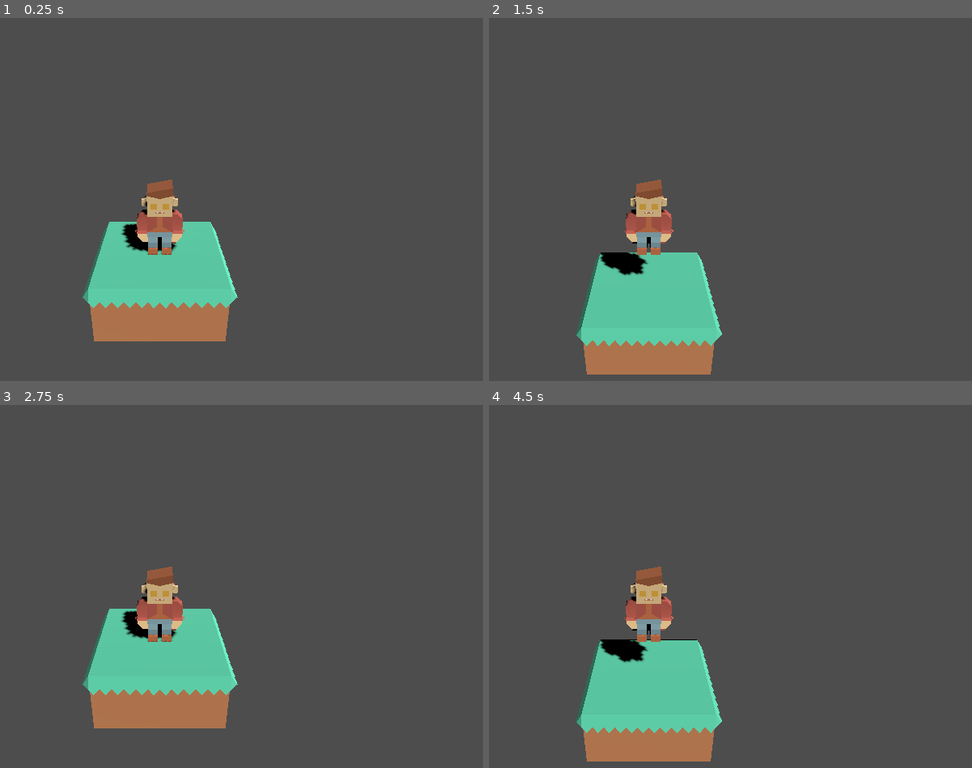
Above: before the commit, frames 1-4 (two rows, left to right).
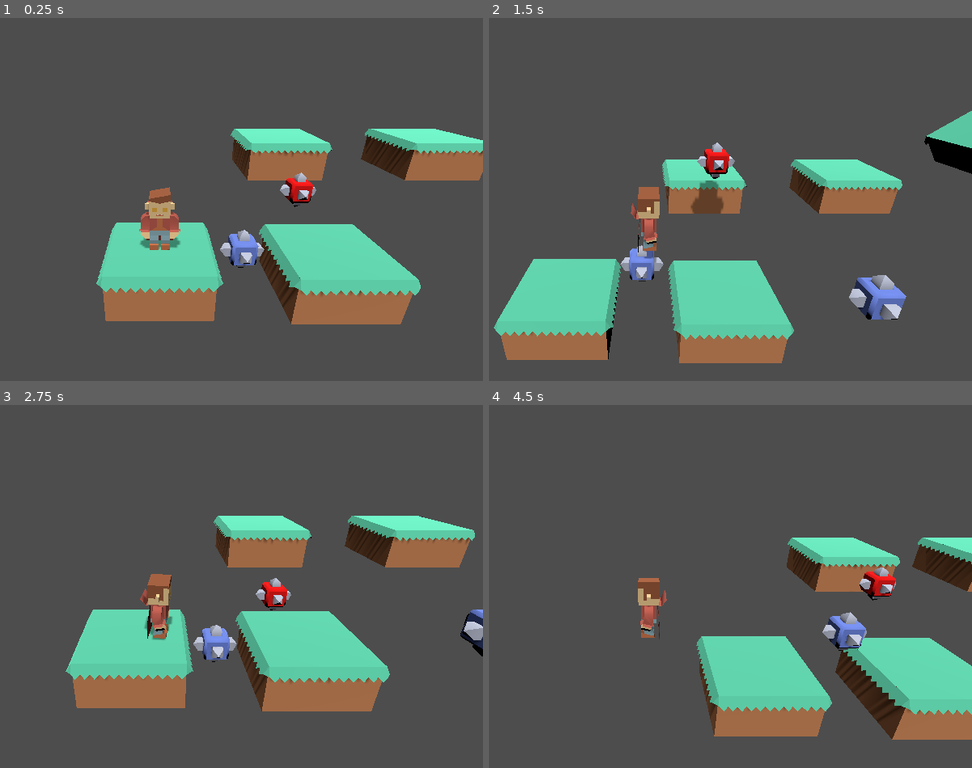
Above: after the commit, the same moments.

Repository: HonouredOne/3DGodotPlatformer
Game: Godot game, scene res://Scenes/Levels/Level1.tscn
Same seed, same stepped clock (60 frames per second), same inputs: the game is played once before the commit and once after it.
Inputs (mouse positions are in pixels of both pictures, inside the frame that each line leads up to):
- Up to frame 1 (0.25 s): no input
- Up to frame 2 (1.5 s): tap Enter at 0.5 s; move the mouse to (793, 181) at 0.52 s; hold Right (move_right, bound only after the commit) 0.53-1.25 s; tap 1 at 0.6 s; click (793, 181) at 0.67 s; tap Space (jump) at 0.77 s; drag from (517, 217) to (614, 272) at 1.27 s
- Up to frame 3 (2.75 s): move the mouse to (222, 506) at 2.02 s; hold Right (move_right, bound only after the commit) from 2.03 s (still down); tap 1 at 2.1 s
- Up to frame 4 (4.5 s): release Right (move_right, bound only after the commit) at 2.75 s; drag from (614, 659) to (outside the picture) at 2.77 s; move the mouse to (841, 640) at 3.52 s; hold Left (move_left, bound only after the commit) 3.53-4.25 s; tap 1 at 3.6 s; tap Space (jump) at 3.77 s; drag from (outside the picture) to (551, 495) at 4.27 s

The runs differ from the first frame. In frame 1, 19% of the frame differs, in the area x 16-100%, y 30-90%; in frame 2, 23%; in frame 3, 21%; in frame 4, 27%, in the area x 17-100%, y 36-99%.

Commit message:
created sloped platforms and made a simple level; added floating spike blocks

Diff:
--- a/Scenes/Characters/Player.tscn
+++ b/Scenes/Characters/Player.tscn
@@ -20,6 +20,6 @@
 shape = SubResource("CapsuleShape3D_8cwe6")
 
 [node name="Camera3D" type="Camera3D" parent="."]
-transform = Transform3D(1, 0, 0, 0, 0.916893, 0.399133, 0, -0.399133, 0.916893, 0, 2.89751, 4.52758)
+transform = Transform3D(1, 0, 0, 0, 0.916893, 0.399133, 0, -0.399133, 0.916893, 0, 3.38125, 5.42766)
 current = true
 fov = 60.0
--- a/Scenes/Levels/Level1.tscn
+++ b/Scenes/Levels/Level1.tscn
@@ -1,14 +1,60 @@
-[gd_scene load_steps=3 format=3 uid="uid://wa5j2ehjqb75"]
+[gd_scene load_steps=7 format=3 uid="uid://wa5j2ehjqb75"]
 
 [ext_resource type="PackedScene" uid="uid://bmt4cf2ksg4js" path="res://Scenes/Platforms/PlatformLarge.tscn" id="1_67toc"]
 [ext_resource type="PackedScene" uid="uid://b73d1s4iglg2j" path="res://Scenes/Characters/Player.tscn" id="2_h6m7e"]
+[ext_resource type="PackedScene" uid="uid://dee8ce44j2adf" path="res://Scenes/Platforms/SlopedPlatformAlt.tscn" id="3_kgh2i"]
+[ext_resource type="PackedScene" uid="uid://c24w2aw5jnj38" path="res://Scenes/Platforms/SlopedPlatform.tscn" id="4_5ieo2"]
+[ext_resource type="PackedScene" uid="uid://bsjewb3ld084h" path="res://Scenes/Objects/BlueSpikeBlock.tscn" id="5_2333k"]
+[ext_resource type="PackedScene" uid="uid://cy72obsirviw3" path="res://Scenes/Objects/RedSpikeBlock.tscn" id="5_rui7l"]
 
 [node name="Main" type="Node3D"]
 
 [node name="DirectionalLight3D" type="DirectionalLight3D" parent="."]
-transform = Transform3D(0.596049, -0.710407, 0.374229, 0.241844, 0.603262, 0.759991, -0.765661, -0.362487, 0.531382, 0, 3.86817, 0)
+transform = Transform3D(-0.996986, -0.0703189, -0.0327902, 4.71485e-08, -0.422618, 0.906308, -0.0775883, 0.903576, 0.421344, 4.48294, 8.62, 2.64493)
 shadow_enabled = true
+shadow_opacity = 0.65
+shadow_blur = 4.125
 
-[node name="PlatformLarge" parent="." instance=ExtResource("1_67toc")]
+[node name="Player" parent="." groups=["Player"] instance=ExtResource("2_h6m7e")]
 
-[node name="Player" parent="." instance=ExtResource("2_h6m7e")]
+[node name="Platforms" type="Node" parent="."]
+
+[node name="PlatformLarge" parent="Platforms" instance=ExtResource("1_67toc")]
+
+[node name="PlatformLarge2" parent="Platforms" instance=ExtResource("1_67toc")]
+transform = Transform3D(1, 0, 0, 0, 1, 0, 0, 0, 1, 3.39335, -1, 0.0753658)
+
+[node name="PlatformLarge3" parent="Platforms" instance=ExtResource("1_67toc")]
+transform = Transform3D(1, 0, 0, 0, 1, 0, 0, 0, 1, 3.35506, 0.482676, -3.52807)
+
+[node name="PlatformLarge4" parent="Platforms" instance=ExtResource("1_67toc")]
+transform = Transform3D(1, 0, 0, 0, 1, 0, 0, 0, 1, 7.57748, 0.482676, -3.52807)
+
+[node name="SlopedPlatformAlt" parent="Platforms" instance=ExtResource("3_kgh2i")]
+transform = Transform3D(-1, 0, -8.74228e-08, 0, 1, 0, 8.74228e-08, 0, -1, 17.4247, 2.46537, 0.114258)
+
+[node name="PlatformLarge6" parent="Platforms" instance=ExtResource("1_67toc")]
+transform = Transform3D(1, 0, 0, 0, 1, 0, 0, 0, 1, 13.401, 3.04114, -0.0753582)
+
+[node name="PlatformLarge7" parent="Platforms" instance=ExtResource("1_67toc")]
+transform = Transform3D(1, 0, 0, 0, 1, 0, 0, 0, 1, 24.4319, 1.41158, 0.0639212)
+
+[node name="SlopedPlatform" parent="Platforms" instance=ExtResource("4_5ieo2")]
+transform = Transform3D(1, 0, 0, 0, 1, 0, 0, 0, 1, 13.2575, 2.37788, -3.55183)
+
+[node name="SpikeBlock" parent="." instance=ExtResource("5_2333k")]
+transform = Transform3D(1, 0, 0, 0, 1, 0, 0, 0, 1, 1.66128, -0.46098, 0.00751356)
+move_speed = 1.5
+move_direction = Vector3(0, 2, 0)
+
+[node name="SpikeBlock2" parent="." instance=ExtResource("5_rui7l")]
+transform = Transform3D(1, 0, 0, 0, 1, 0, 0, 0, 1, 3.37826, -0.481023, -1.70947)
+move_speed = 4.0
+move_direction = Vector3(0, 3, 0)
+
+[node name="SpikeBlock3" parent="." instance=ExtResource("5_2333k")]
+transform = Transform3D(1, 0, 0, 0, 1, 0, 0, 0, 1, 5.42261, 0.950796, 1.47192)
+
+[connection signal="body_entered" from="SpikeBlock" to="SpikeBlock" method="_on_body_entered"]
+[connection signal="body_entered" from="SpikeBlock2" to="SpikeBlock2" method="_on_body_entered"]
+[connection signal="body_entered" from="SpikeBlock3" to="SpikeBlock3" method="_on_body_entered"]
--- /dev/null
+++ b/Scenes/Objects/BlueSpikeBlock.tscn
@@ -0,0 +1,18 @@
+[gd_scene load_steps=4 format=3 uid="uid://bsjewb3ld084h"]
+
+[ext_resource type="Script" path="res://Scripts/SpikeBlock.gd" id="1_8sdoq"]
+[ext_resource type="ArrayMesh" uid="uid://mvd3ie23bw83" path="res://Models/spikeBlock.obj" id="2_w6yly"]
+
+[sub_resource type="SphereShape3D" id="SphereShape3D_lew5v"]
+radius = 0.452635
+
+[node name="SpikeBlock" type="Area3D"]
+script = ExtResource("1_8sdoq")
+
+[node name="Model" type="MeshInstance3D" parent="."]
+transform = Transform3D(1, 0, 0, 0, 1, 0, 0, 0, 1, 0, -0.5, 0)
+mesh = ExtResource("2_w6yly")
+skeleton = NodePath("../..")
+
+[node name="CollisionShape3D" type="CollisionShape3D" parent="."]
+shape = SubResource("SphereShape3D_lew5v")
--- /dev/null
+++ b/Scenes/Objects/RedSpikeBlock.tscn
@@ -0,0 +1,22 @@
+[gd_scene load_steps=5 format=3 uid="uid://cy72obsirviw3"]
+
+[ext_resource type="Script" path="res://Scripts/SpikeBlock.gd" id="1_u3n2t"]
+[ext_resource type="ArrayMesh" uid="uid://mvd3ie23bw83" path="res://Models/spikeBlock.obj" id="1_wifg4"]
+
+[sub_resource type="StandardMaterial3D" id="StandardMaterial3D_2bw1n"]
+albedo_color = Color(1, 0, 0, 1)
+
+[sub_resource type="SphereShape3D" id="SphereShape3D_lew5v"]
+radius = 0.452635
+
+[node name="SpikeBlock" type="Area3D"]
+script = ExtResource("1_u3n2t")
+
+[node name="RedModel" type="MeshInstance3D" parent="."]
+transform = Transform3D(1, 0, 0, 0, 1, 0, 0, 0, 1, 0, -0.5, 0)
+mesh = ExtResource("1_wifg4")
+skeleton = NodePath("../..")
+surface_material_override/1 = SubResource("StandardMaterial3D_2bw1n")
+
+[node name="CollisionShape3D" type="CollisionShape3D" parent="."]
+shape = SubResource("SphereShape3D_lew5v")
--- /dev/null
+++ b/Scenes/Platforms/SlopedPlatform.tscn
@@ -0,0 +1,28 @@
+[gd_scene load_steps=3 format=3 uid="uid://c24w2aw5jnj38"]
+
+[ext_resource type="ArrayMesh" uid="uid://d3ecuvi3x1r07" path="res://Models/blockLarge.obj" id="1_h5b1w"]
+
+[sub_resource type="BoxShape3D" id="BoxShape3D_oln2w"]
+size = Vector3(2, 1, 2)
+
+[node name="SlopedPlatform" type="StaticBody3D"]
+transform = Transform3D(-1, 0, -8.74228e-08, 0, 1, 0, 8.74228e-08, 0, -1, 22.5186, 3.54639, 0.447136)
+
+[node name="BlockLarge" type="MeshInstance3D" parent="."]
+mesh = ExtResource("1_h5b1w")
+skeleton = NodePath("../..")
+
+[node name="CollisionShape3D" type="CollisionShape3D" parent="."]
+transform = Transform3D(1, 0, 0, 0, 1, 0, 0, 0, 1, 0, 0.5, 0)
+shape = SubResource("BoxShape3D_oln2w")
+
+[node name="PlatformLarge7" type="StaticBody3D" parent="."]
+transform = Transform3D(0.818541, -0.574448, 0, 0.574448, 0.818541, 0, 0, 0, 1, -1.24731, -0.391944, 0)
+
+[node name="BlockLarge" type="MeshInstance3D" parent="PlatformLarge7"]
+mesh = ExtResource("1_h5b1w")
+skeleton = NodePath("../..")
+
+[node name="CollisionShape3D" type="CollisionShape3D" parent="PlatformLarge7"]
+transform = Transform3D(1, 0, 0, 0, 1, 0, 0, 0, 1, 0, 0.5, 0)
+shape = SubResource("BoxShape3D_oln2w")
--- /dev/null
+++ b/Scenes/Platforms/SlopedPlatformAlt.tscn
@@ -0,0 +1,42 @@
+[gd_scene load_steps=4 format=3 uid="uid://dee8ce44j2adf"]
+
+[ext_resource type="ArrayMesh" uid="uid://d3ecuvi3x1r07" path="res://Models/blockLarge.obj" id="1_8dk1x"]
+
+[sub_resource type="BoxShape3D" id="BoxShape3D_oln2w"]
+size = Vector3(2, 1, 2)
+
+[sub_resource type="BoxShape3D" id="BoxShape3D_dqoc0"]
+size = Vector3(2, 1, 2)
+
+[node name="SlopedPlatformAlt" type="StaticBody3D"]
+transform = Transform3D(-1, 0, -8.74228e-08, 0, 1, 0, 8.74228e-08, 0, -1, 22.519, 3.546, 0.447)
+
+[node name="BlockLarge" type="MeshInstance3D" parent="."]
+mesh = ExtResource("1_8dk1x")
+skeleton = NodePath("../..")
+
+[node name="CollisionShape3D" type="CollisionShape3D" parent="."]
+transform = Transform3D(1, 0, 0, 0, 1, 0, 0, 0, 1, 0, 0.5, 0)
+shape = SubResource("BoxShape3D_oln2w")
+
+[node name="PlatformLarge7" type="StaticBody3D" parent="."]
+transform = Transform3D(0.818541, -0.574448, 0, 0.574448, 0.818541, 0, 0, 0, 1, -1.24731, -0.391944, 0)
+
+[node name="BlockLarge" type="MeshInstance3D" parent="PlatformLarge7"]
+mesh = ExtResource("1_8dk1x")
+skeleton = NodePath("../..")
+
+[node name="CollisionShape3D" type="CollisionShape3D" parent="PlatformLarge7"]
+transform = Transform3D(1, 0, 0, 0, 1, 0, 0, 0, 1, 0, 0.5, 0)
+shape = SubResource("BoxShape3D_oln2w")
+
+[node name="PlatformLarge9" type="StaticBody3D" parent="."]
+transform = Transform3D(-1, 0, 8.74228e-08, 0, 1, 0, -8.74228e-08, 0, -1, -3.06762, -0.967395, -1.49012e-07)
+
+[node name="BlockLarge" type="MeshInstance3D" parent="PlatformLarge9"]
+mesh = ExtResource("1_8dk1x")
+skeleton = NodePath("../../..")
+
+[node name="CollisionShape3D" type="CollisionShape3D" parent="PlatformLarge9"]
+transform = Transform3D(1, 0, 0, 0, 1, 0, 0, 0, 1, 0, 0.5, 0)
+shape = SubResource("BoxShape3D_dqoc0")
--- /dev/null
+++ b/Scripts/SpikeBlock.gd
@@ -0,0 +1,28 @@
+extends Area3D
+
+@export_range(1.0, 5.0) var move_speed := 1.0
+@export var move_direction : Vector3
+
+var start_pos : Vector3
+var target_pos : Vector3
+
+# Called when the node enters the scene tree for the first time.
+func _ready():
+	start_pos = global_position
+	target_pos = start_pos + move_direction
+
+
+# Called every frame. 'delta' is the elapsed time since the previous frame.
+func _process(delta):
+	global_position = global_position.move_toward(target_pos, move_speed * delta)
+
+	if global_position == target_pos:
+		if global_position == start_pos:
+			target_pos = start_pos + move_direction
+		else:
+			target_pos = start_pos
+
+
+func _on_body_entered(body):
+	if body.is_in_group("Player"):
+		body.game_over()
--- a/project.godot
+++ b/project.godot
@@ -23,22 +23,22 @@
 
 move_forward={
 "deadzone": 0.5,
-"events": [Object(InputEventKey,"resource_local_to_scene":fa …(140 unchanged characters)… d":false,"keycode":0,"physical_keycode":87,"key_label":0,"unicode":119,"echo":false,"script":null)
+"events": [Object(InputEventKey,"resource_local_to_scene":fa …(140 unchanged characters)… d":false,"keycode":0,"physical_keycode":4194320,"key_label":0,"unicode":0,"echo":false,"script":null)
 ]
 }
 move_backward={
 "deadzone": 0.5,
-"events": [Object(InputEventKey,"resource_local_to_scene":fa …(140 unchanged characters)… d":false,"keycode":0,"physical_keycode":83,"key_label":0,"unicode":115,"echo":false,"script":null)
+"events": [Object(InputEventKey,"resource_local_to_scene":fa …(140 unchanged characters)… d":false,"keycode":0,"physical_keycode":4194322,"key_label":0,"unicode":0,"echo":false,"script":null)
 ]
 }
 move_left={
 "deadzone": 0.5,
-"events": [Object(InputEventKey,"resource_local_to_scene":fa …(140 unchanged characters)… d":false,"keycode":0,"physical_keycode":65,"key_label":0,"unicode":97,"echo":false,"script":null)
+"events": [Object(InputEventKey,"resource_local_to_scene":fa …(140 unchanged characters)… d":false,"keycode":0,"physical_keycode":4194319,"key_label":0,"unicode":0,"echo":false,"script":null)
 ]
 }
 move_right={
 "deadzone": 0.5,
-"events": [Object(InputEventKey,"resource_local_to_scene":fa …(140 unchanged characters)… d":false,"keycode":0,"physical_keycode":68,"key_label":0,"unicode":100,"echo":false,"script":null)
+"events": [Object(InputEventKey,"resource_local_to_scene":fa …(140 unchanged characters)… d":false,"keycode":0,"physical_keycode":4194321,"key_label":0,"unicode":0,"echo":false,"script":null)
 ]
 }
 jump={
